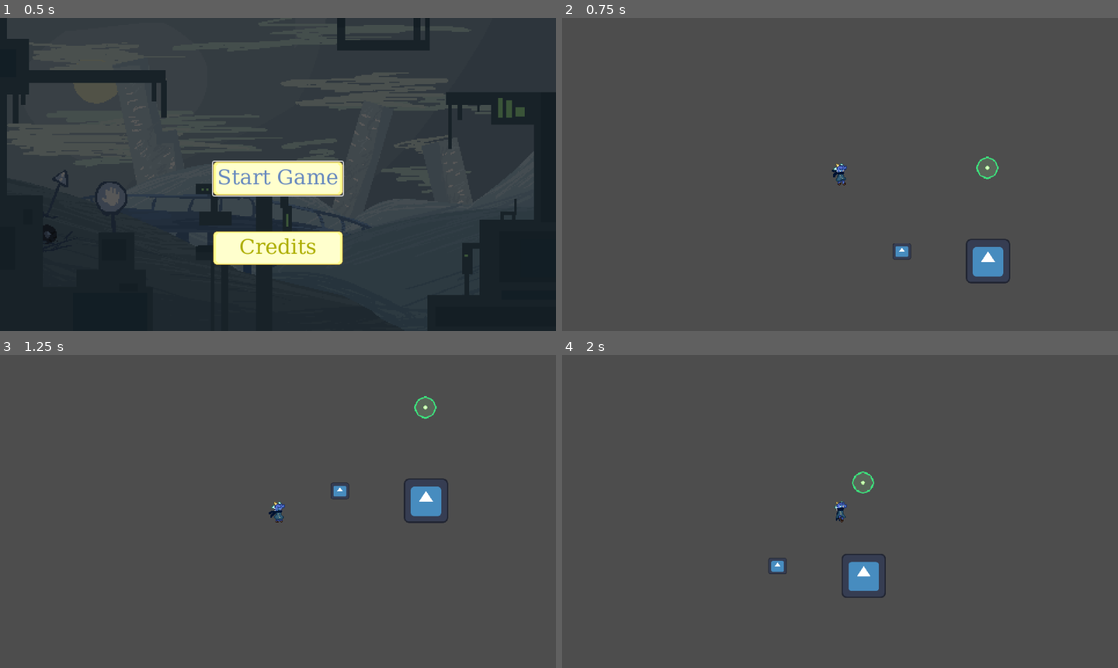
Above: before the commit, frames 1-4 (two rows, left to right).
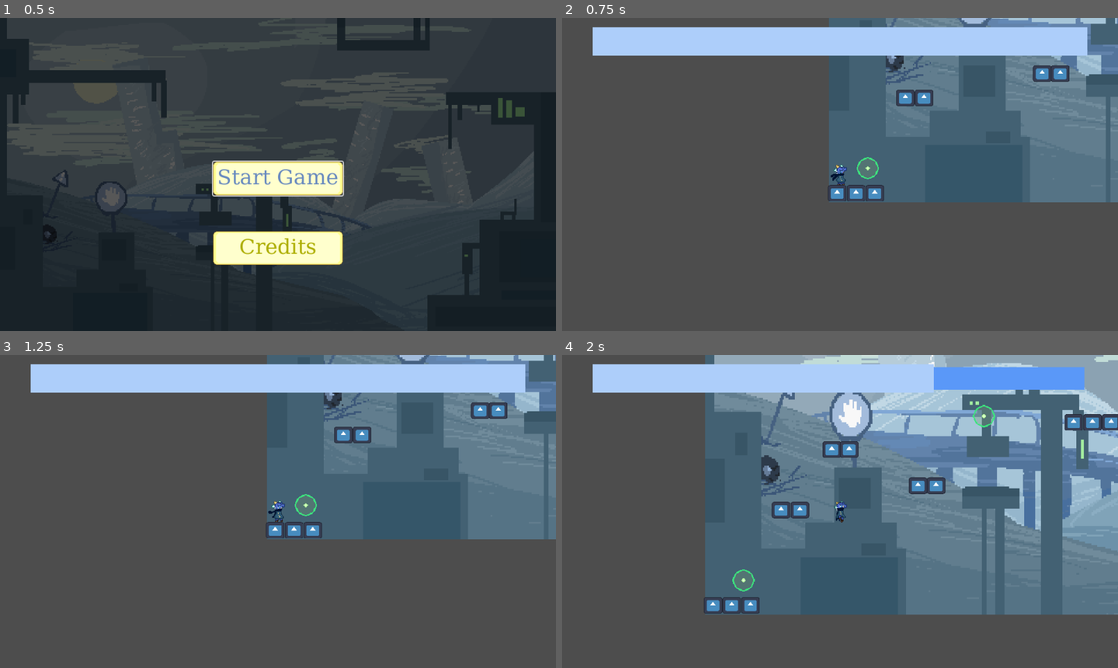
Above: after the commit, the same moments.

Repository: luminous-sky/2026-Fall-Game-Jam
Game: Godot game, scene res://menu/main_menu.tscn
The game is run twice, just before and just after one commit, with the same random seed, the same clock (stepped at 60 frames per second) and the same inputs. This scene is started directly instead of the project's main scene. The engine's default icon, where the game draws it, is replaced by a stand-in: a white triangle on a blue panel in a dark square.
Inputs (mouse positions are in pixels of both pictures, inside the frame that each line leads up to):
- Up to frame 1 (0.5 s): no input
- Up to frame 2 (0.75 s): click "Start Game" at 0.5 s
- Up to frame 3 (1.25 s): no input
- Up to frame 4 (2 s): move the mouse to (962, 495) at 1.27 s; hold Right (move_right) from 1.28 s (still down); tap X (dash) at 1.35 s; tap C (jump) at 1.52 s

Frame 1 is identical in both runs. In frame 2, 35% of the frame differs, in the area x 5-100%, y 0-85%; in frame 3, 34%; in frame 4, 63%, in the area x 5-100%, y 0-83%.

Commit message:
Change initial scene to level one

Diff:
--- a/src/menu/main_menu.tscn
+++ b/src/menu/main_menu.tscn
@@ -63,7 +63,7 @@
 text = "Start Game"
 flat = true
 script = ExtResource("3_1x3cv")
-next_scene = "uid://bq7mtp314l80j"
+next_scene = "uid://2b26rfjwxgn1"
 
 [node name="NinePatchRect" type="NinePatchRect" parent="StartButton" unique_id=1334905078]
 z_index = -1
